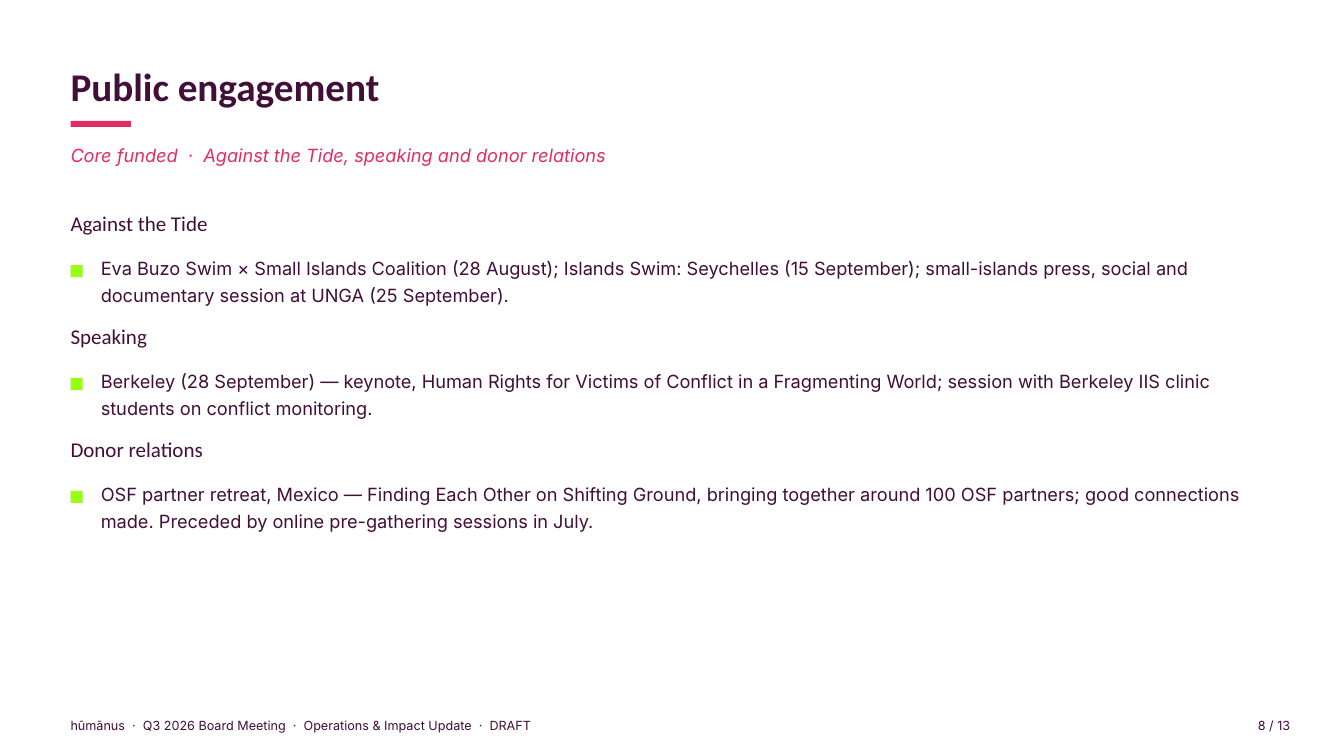
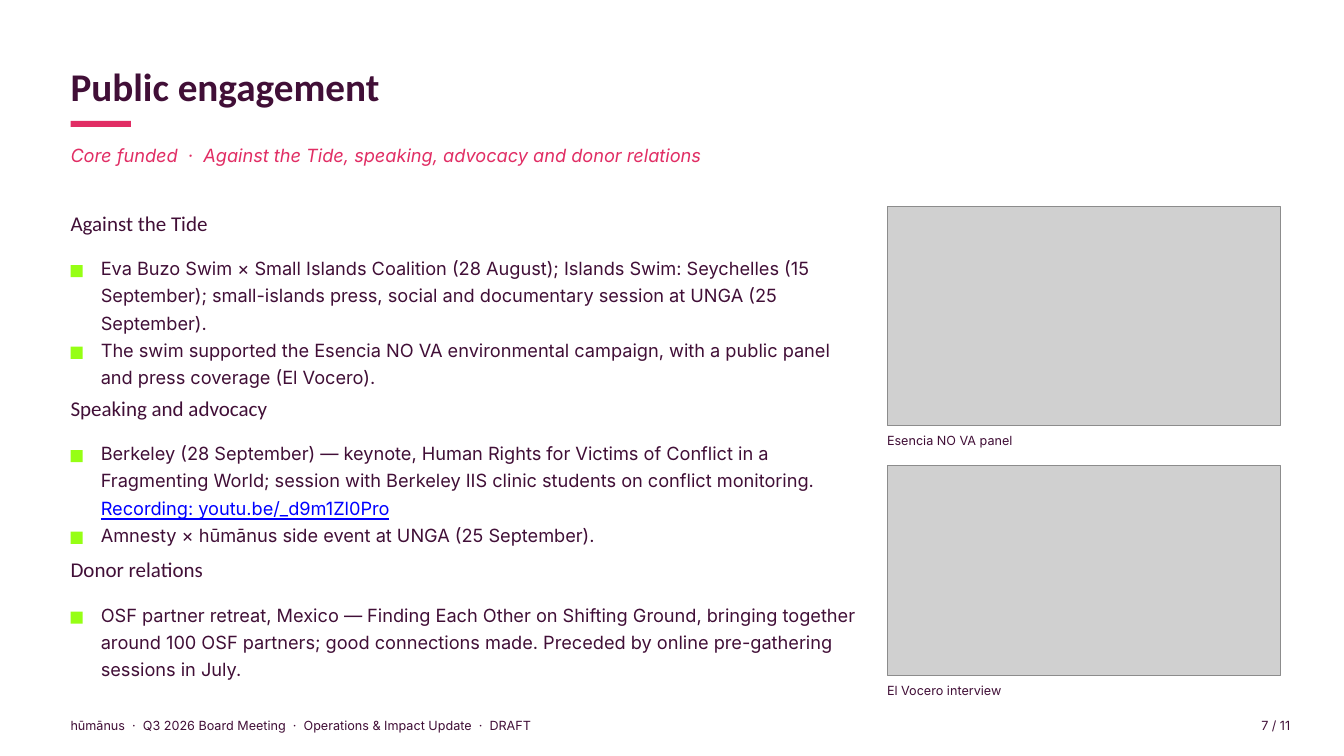
Before and after one commit to evafrances04/humanusGovernance, a slide deck: slide 7 of 2026/Q3/ED-Operations-Impact-Q3-2026-DRAFT.pptx (slide 8 before the commit). Drawn at 1344x756 pixels with LibreOffice and Linux fonts; fonts in the diff are those of the drawing; grey boxes stand for pictures. Boxes give left, top, right and bottom in pixels: in the first picture for what was removed or moved away, otherwise in the second. Text is boxed around its words. In the diff, an @@ line names an element or a change of style, - is before the commit and + after.

```diff
--- a/2026/Q3/ED-Operations-Impact-Q3-2026-DRAFT.pptx
+++ b/2026/Q3/ED-Operations-Impact-Q3-2026-DRAFT.pptx
@@ text at (71, 148, 701, 166): text changed @@
-Core funded · Against the Tide, speaking and donor relations
+Core funded · Against the Tide, speaking, advocacy and donor relations
@@ picture added at (887, 207, 1280, 425) @@
@@ text "Eva Buzo Swim × Small ..." rewrapped from (101, 260, 1188, 306) to (101, 260, 809, 334) @@
@@ rectangle: place and size @@
-rectangle at (71, 378, 83, 390)
+rectangle at (71, 347, 83, 359)
@@ text added at (101, 343, 830, 388), 13 pt, text #410F37 @@
+The swim supported the Esencia NO VA environmental campaign, with a public panel and press coverage (El Vocero).
@@ text at (71, 401, 267, 420): text changed @@
-Speaking
+Speaking and advocacy
@@ text "Berkeley (28 September) — keynote, ...": place and size @@
-text "Berkeley (28 September) — keynote, ..." at (101, 373, 1210, 419)
+text "Berkeley (28 September) — keynote, ..." at (101, 445, 814, 520)
@@ text added at (887, 435, 1013, 448), 9 pt, text #410F37 @@
+Esencia NO VA panel
@@ rectangle: place and size @@
-rectangle at (71, 491, 83, 503)
+rectangle at (71, 451, 83, 463)
@@ picture added at (887, 466, 1280, 676) @@
@@ text at (101, 501, 389, 520): paragraph added @@
+Recording: youtu.be/_d9m1Zl0Pro
@@ rectangle added at (71, 531, 83, 543), fill #96FF14 @@
@@ text added at (101, 527, 595, 546), 13 pt, text #410F37 @@
+Amnesty × hūmānus side event at UNGA (25 September).
@@ text "Donor relations": place and size @@
-text "Donor relations" at (71, 442, 203, 457)
+text "Donor relations" at (71, 562, 203, 577)
@@ text "OSF partner retreat, Mexico — ..." rewrapped from (101, 487, 1239, 532) to (101, 608, 855, 680) @@
@@ rectangle added at (71, 612, 83, 624), fill #96FF14 @@
@@ text added at (887, 685, 1001, 695), 9 pt, text #410F37 @@
+El Vocero interview
@@ text at (1261, 720, 1290, 730): text changed @@
-8 / 13
+7 / 11
```
Also in this commit, not shown: 8 other slides changed, 2 slides removed, 6 other files.
